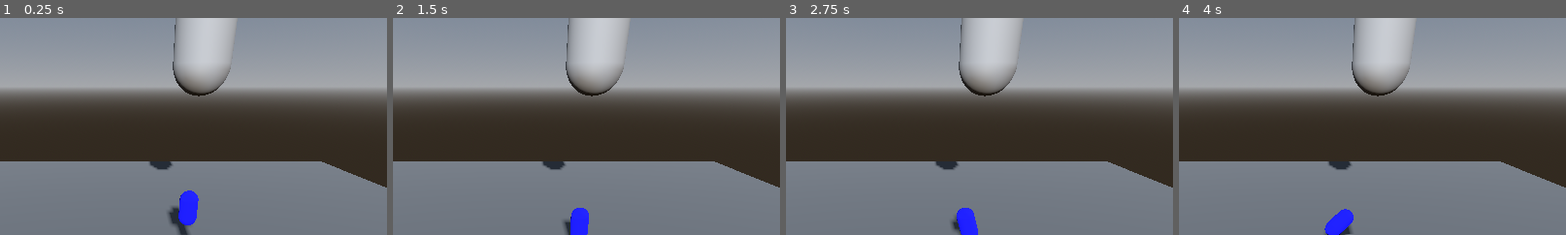
Above: before the commit, frames 1-4 (left to right).
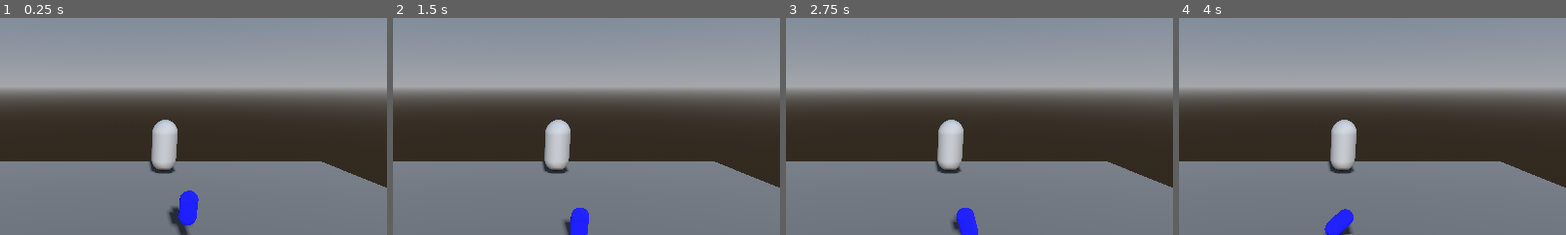
Above: after the commit, the same moments.

Repository: pmdevita/Farmhand
Game: Godot game, scene res://main.tscn
The game is run twice, just before and just after one commit, with the same random seed, the same clock (stepped at 60 frames per second) and the same inputs.
Inputs:
- Up to frame 1 (0.25 s): no input
- Up to frame 2 (1.5 s): hold D (Right) 0.53-1.28 s; tap Enter at 1.25 s; hold S (Backward) from 1.28 s (still down)
- Up to frame 3 (2.75 s): tap Space at 2 s; release S (Backward) at 2.03 s; hold D (Right) from 2.03 s (still down)
- Up to frame 4 (4 s): release D (Right) at 2.78 s; hold W (Forward) 2.78-3.53 s; hold A (Left) from 3.53 s (still down)
The pictures show only the part of the screen within x 33-82%, y 0-50%; the shares and areas given below are measured in that part.

The runs differ from the first frame. In frame 1, 5.4% of the frame differs, in the area x 38-62%, y 0-72%; in frame 2, 5.4%; in frame 3, 5.4%; in frame 4, 5.4%.

Commit message:
basic enemy ai states

Diff:
--- /dev/null
+++ b/EnemyState.gd
@@ -0,0 +1,10 @@
+class_name EnemyState
+extends "res://State.gd"
+
+var enemy: Enemy
+
+# Called when the node enters the scene tree for the first time.
+func _ready():
+	await enemy
+	enemy = owner as Enemy
+	assert(enemy != null)
--- a/enemy.tscn
+++ /dev/null
@@ -1,29 +0,0 @@
-[gd_scene load_steps=3 format=3 uid="uid://8hcnoulk1kvc"]
-
-[sub_resource type="CapsuleMesh" id="CapsuleMesh_6mlpn"]
-
-[sub_resource type="CapsuleShape3D" id="CapsuleShape3D_4810q"]
-
-[node name="Enemy" type="CharacterBody3D"]
-
-[node name="MeshInstance3D" type="MeshInstance3D" parent="."]
-mesh = SubResource("CapsuleMesh_6mlpn")
-
-[node name="CollisionShape3D" type="CollisionShape3D" parent="."]
-shape = SubResource("CapsuleShape3D_4810q")
-
-[node name="Node3D" type="Node3D" parent="."]
-
-[node name="IdleState" type="Node3D" parent="Node3D"]
-
-[node name="PatrolState" type="Node3D" parent="Node3D"]
-
-[node name="AlertState" type="Node3D" parent="Node3D"]
-
-[node name="PlayerFoundState" type="Node3D" parent="Node3D"]
-
-[node name="MAttackState" type="Node3D" parent="Node3D"]
-
-[node name="ChaseState" type="Node3D" parent="Node3D"]
-
-[node name="DieState" type="Node3D" parent="Node3D"]
--- a/StateManager.gd
+++ b/enemy/EnemyStates/AlertState.gd
@@ -1,11 +1,11 @@
-extends Node3D
+extends "res://enemy/State.gd"
 
 
 # Called when the node enters the scene tree for the first time.
-func _ready():
+func enter():
 	pass # Replace with function body.
 
 
 # Called every frame. 'delta' is the elapsed time since the previous frame.
-func _process(delta):
+func update(_delta):
 	pass
--- /dev/null
+++ b/enemy/EnemyStates/ChaseState.gd
@@ -0,0 +1,11 @@
+extends "res://enemy/State.gd"
+
+
+# Called when the node enters the scene tree for the first time.
+func enter():
+	pass # Replace with function body.
+
+
+# Called every frame. 'delta' is the elapsed time since the previous frame.
+func update(_delta):
+	pass
--- /dev/null
+++ b/enemy/EnemyStates/DieState.gd
@@ -0,0 +1,11 @@
+extends "res://enemy/State.gd"
+
+
+# Called when the node enters the scene tree for the first time.
+func enter():
+	pass # Replace with function body.
+
+
+# Called every frame. 'delta' is the elapsed time since the previous frame.
+func update(_delta):
+	pass
--- /dev/null
+++ b/enemy/EnemyStates/IdleState.gd
@@ -0,0 +1,24 @@
+extends "res://enemy/State.gd"
+
+@export var idle_timer = 4;
+
+@onready var timer:Timer = $IdleTimer
+
+# Called when the node enters the scene tree for the first time.
+func enter() -> void:
+	print("Hello from the IdleState")
+
+	owner.velocity = Vector3(0, 0, 0)
+	timer.start(idle_timer)
+	# play some animation or something
+
+# Called every frame. 'delta' is the elapsed time since the previous frame.
+func update(_delta):
+
+	if timer.is_stopped():
+		#transition to patrol state
+		print("Timer is up, now Patrol")
+		state_machine.transition_function("PatrolState")
+
+func exit() -> void:
+	pass
--- /dev/null
+++ b/enemy/EnemyStates/MAttackState.gd
@@ -0,0 +1,11 @@
+extends "res://enemy/State.gd"
+
+
+# Called when the node enters the scene tree for the first time.
+func enter():
+	pass # Replace with function body.
+
+
+# Called every frame. 'delta' is the elapsed time since the previous frame.
+func update(_delta):
+	pass
--- /dev/null
+++ b/enemy/EnemyStates/PatrolState.gd
@@ -0,0 +1,23 @@
+extends "res://enemy/State.gd"
+
+@export var patrol_timer = 3;
+
+var destination = 0;
+var increment_walk = 0.01;
+
+# Called when the node enters the scene tree for the first time.
+func enter():
+	print("hello")
+	destination = 1 + destination
+
+	if owner.position.x >= 1 || owner.position.x <= -1:
+		increment_walk = -increment_walk
+
+
+# Called every frame. 'delta' is the elapsed time since the previous frame.
+func update(delta):
+	#use navmesh to go to a random point
+	owner.position.x += increment_walk
+
+	if owner.position.x >= destination || owner.position.x <= -destination:
+		state_machine.transition_function("IdleState")
--- /dev/null
+++ b/enemy/EnemyStates/PlayerFoundState.gd
@@ -0,0 +1,11 @@
+extends "res://enemy/State.gd"
+
+
+# Called when the node enters the scene tree for the first time.
+func enter():
+	pass # Replace with function body.
+
+
+# Called every frame. 'delta' is the elapsed time since the previous frame.
+func update(_delta):
+	pass
--- /dev/null
+++ b/enemy/State.gd
@@ -0,0 +1,20 @@
+# Virtual base class for all states to derive from
+extends Node3D
+
+var state_machine = null
+
+# Will be called when new state is entered
+func enter() -> void:
+	pass # Replace with function body.
+
+# Called every frame. 'delta' is the elapsed time since the previous frame.
+func update(_delta) -> void:
+	pass
+
+# not sure the difference between update and physics update
+func physics_update(_delta) -> void:
+	pass
+
+# Will be called when previous state is left, but before running the new state's enter()
+func exit() -> void:
+	pass
--- /dev/null
+++ b/enemy/StateHandler.gd
@@ -0,0 +1,45 @@
+extends Node3D
+
+const State = preload("res://enemy/State.gd")
+
+signal transitioned(state_name)
+
+@export var initial_state := NodePath()
+
+@onready var state := get_node(initial_state)
+
+# Called when the node enters the scene tree for the first time.
+func _ready() -> void:
+	print("ajfdsakfhbasdj")
+	if not state:
+		print("Is Empty")
+
+	#print(initial_state)
+	#state = get_node(initial_state)
+	print(state)
+
+	await owner
+
+	for child in get_children():
+		child.state_machine = self
+
+	state.enter()
+
+
+# Called every frame. 'delta' is the elapsed time since the previous frame.
+func _process(_delta) -> void:
+	state.update(_delta)
+
+func _physics_process(_delta) -> void:
+	state.physics_update(_delta)
+
+func transition_function(new_state_name: String) -> void:
+	print("Trying to transition")
+	if not has_node(new_state_name):
+		print("Trying to transition")
+		return
+
+	state.exit()
+	state = get_node(new_state_name)
+	state.enter()
+	emit_signal("transitioned", state.name)
--- /dev/null
+++ b/enemy/enemy.tscn
@@ -0,0 +1,75 @@
+[gd_scene load_steps=11 format=3 uid="uid://c8jwts22qg84f"]
+
+[ext_resource type="Script" path="res://enemy/StateHandler.gd" id="1_t6whi"]
+[ext_resource type="Script" path="res://enemy/EnemyStates/IdleState.gd" id="2_d3v2b"]
+[ext_resource type="Script" path="res://enemy/EnemyStates/AlertState.gd" id="4_47c8r"]
+[ext_resource type="Script" path="res://enemy/EnemyStates/PlayerFoundState.gd" id="5_gpogf"]
+[ext_resource type="Script" path="res://enemy/EnemyStates/MAttackState.gd" id="6_2n0xd"]
+[ext_resource type="Script" path="res://enemy/EnemyStates/ChaseState.gd" id="7_mtcqq"]
+[ext_resource type="Script" path="res://enemy/EnemyStates/DieState.gd" id="8_v1l55"]
+
+[sub_resource type="CapsuleMesh" id="CapsuleMesh_6mlpn"]
+
+[sub_resource type="CapsuleShape3D" id="CapsuleShape3D_4810q"]
+
+[sub_resource type="GDScript" id="GDScript_b3arb"]
+script/source = "extends \"res://enemy/State.gd\"
+
+@export var patrol_timer = 3;
+
+var destination = 0;
+var increment_walk = 0.01;
+
+# Called when the node enters the scene tree for the first time.
+func enter():
+	print(\"hello\")
+	destination = 1 + destination
+
+	if owner.position.x >= 1 || owner.position.x <= -1:
+		increment_walk = -increment_walk
+
+
+# Called every frame. 'delta' is the elapsed time since the previous frame.
+func update(delta):
+	#use navmesh to go to a random point
+	owner.position.x += increment_walk
+
+	if owner.position.x >= destination || owner.position.x <= -destination:
+		state_machine.transition_function(\"IdleState\")
+"
+
+[node name="Enemy" type="CharacterBody3D"]
+
+[node name="MeshInstance3D" type="MeshInstance3D" parent="."]
+mesh = SubResource("CapsuleMesh_6mlpn")
+
+[node name="CollisionShape3D" type="CollisionShape3D" parent="."]
+shape = SubResource("CapsuleShape3D_4810q")
+
+[node name="StateHandler" type="Node3D" parent="."]
+script = ExtResource("1_t6whi")
+initial_state = NodePath("IdleState")
+
+[node name="IdleState" type="Node3D" parent="StateHandler"]
+script = ExtResource("2_d3v2b")
+
+[node name="IdleTimer" type="Timer" parent="StateHandler/IdleState"]
+one_shot = true
+
+[node name="PatrolState" type="Node3D" parent="StateHandler"]
+script = SubResource("GDScript_b3arb")
+
+[node name="AlertState" type="Node3D" parent="StateHandler"]
+script = ExtResource("4_47c8r")
+
+[node name="PlayerFoundState" type="Node3D" parent="StateHandler"]
+script = ExtResource("5_gpogf")
+
+[node name="MAttackState" type="Node3D" parent="StateHandler"]
+script = ExtResource("6_2n0xd")
+
+[node name="ChaseState" type="Node3D" parent="StateHandler"]
+script = ExtResource("7_mtcqq")
+
+[node name="DieState" type="Node3D" parent="StateHandler"]
+script = ExtResource("8_v1l55")
--- a/main.tscn
+++ b/main.tscn
@@ -1,7 +1,7 @@
-[gd_scene load_steps=12 format=3 uid="uid://eo374mhhphjc"]
+[gd_scene load_steps=12 format=3 uid="uid://csmesni38747t"]
 
 [ext_resource type="Script" path="res://PlayerController.gd" id="1_b0d84"]
-[ext_resource type="PackedScene" uid="uid://8hcnoulk1kvc" path="res://enemy.tscn" id="2_2pk8q"]
+[ext_resource type="PackedScene" uid="uid://c8jwts22qg84f" path="res://enemy/enemy.tscn" id="2_2pk8q"]
 
 [sub_resource type="StandardMaterial3D" id="StandardMaterial3D_csb8k"]
 albedo_color = Color(0.380392, 0.380392, 0.380392, 1)
@@ -67,4 +67,4 @@
 [node name="MeshInstance3D" type="MeshInstance3D" parent="."]
 
 [node name="Enemy" parent="." instance=ExtResource("2_2pk8q")]
-transform = Transform3D(0.504, 0, 0, 0, 0.504, 0, 0, 0, 0.504, 0, 2, 0)
+transform = Transform3D(0.504, 0, 0, 0, 0.504, 0, 0, 0, 0.504, 0, 0.5, -3)
--- a/project.godot
+++ b/project.godot
@@ -7,6 +7,16 @@
 ;   param=value ; assign values to parameters
 
 config_version=5
+
+_global_script_classes=[{
+"base": "",
+"class": &"EnemyState",
+"language": &"GDScript",
+"path": "res://EnemyState.gd"
+}]
+_global_script_class_icons={
+"EnemyState": ""
+}
 
 [application]
 
